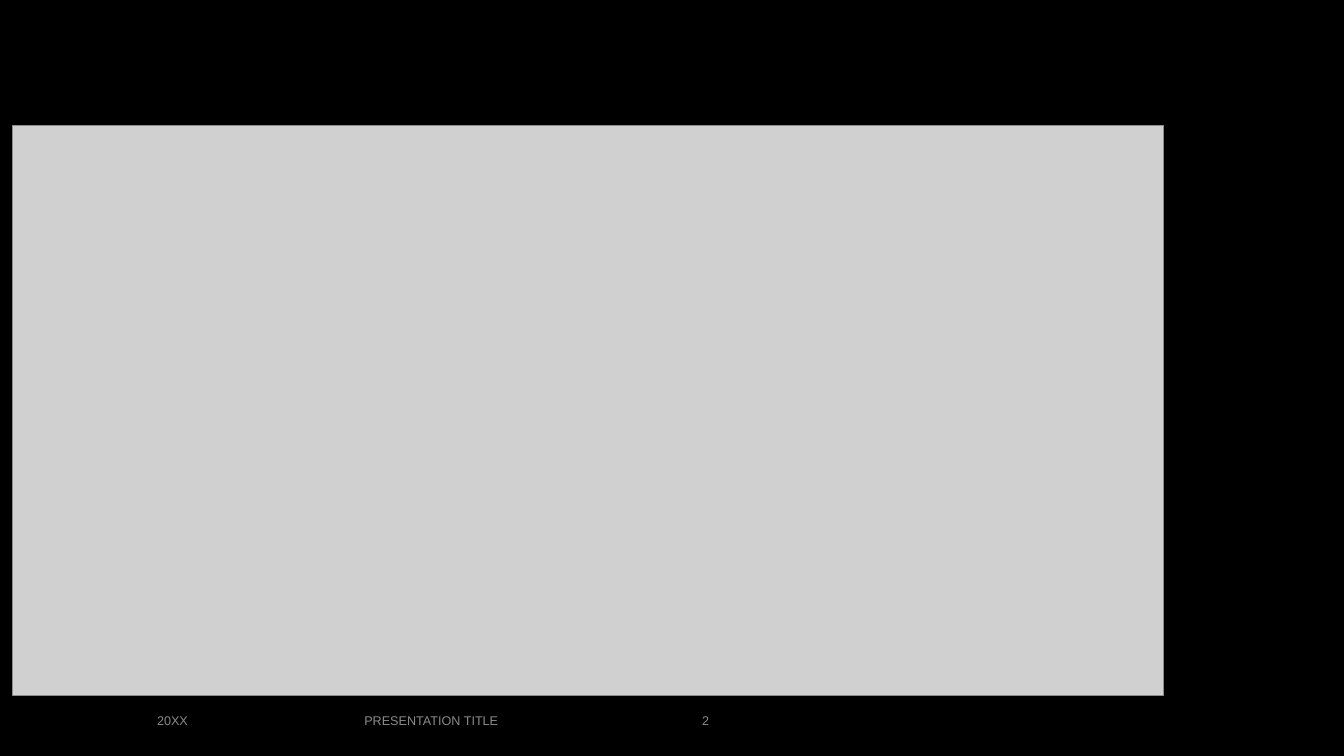
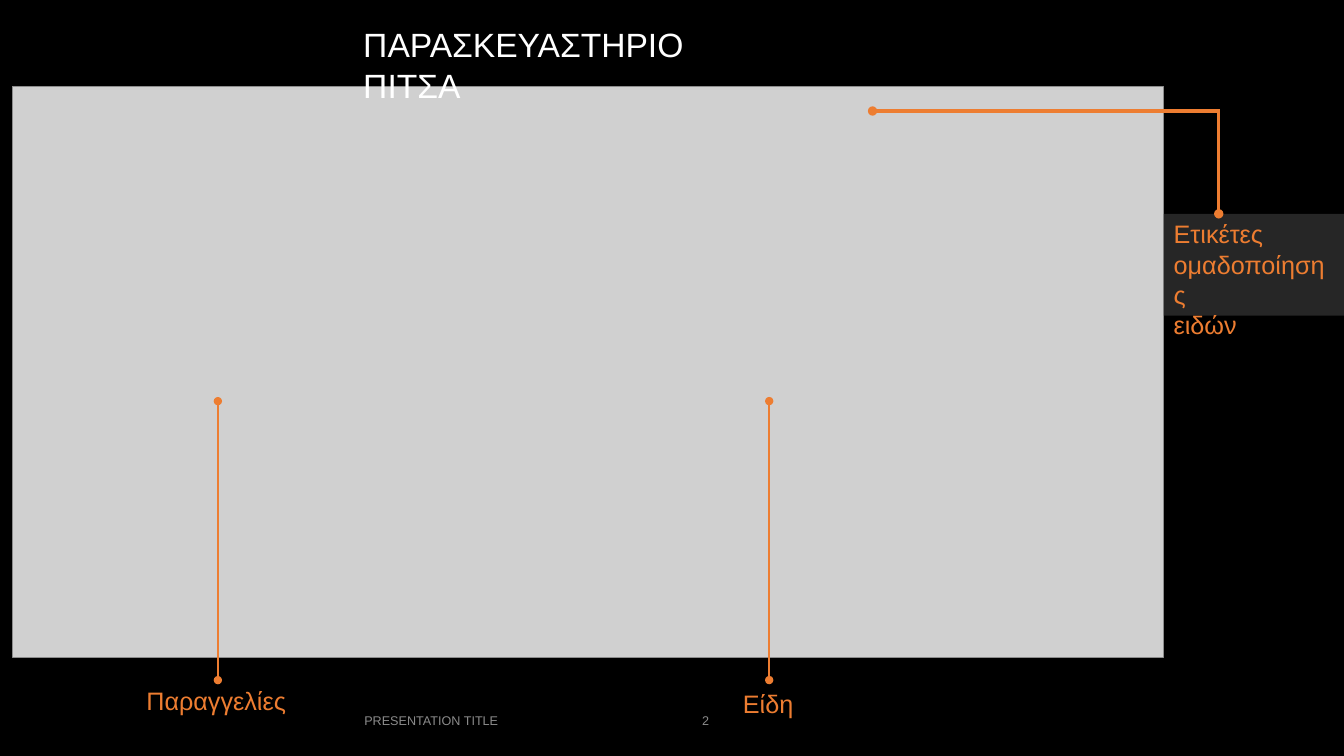
Before and after one commit to JimLiakos/FlavourBusiness, a slide deck: slide 2 of FlavourBusinessApps/Backup/Kitchen Display Systems.pptx. Drawn at 1344x756 pixels with LibreOffice and Linux fonts; fonts in the diff are those of the drawing; grey boxes stand for pictures; background and template pictures are left out. Boxes give left, top, right and bottom in pixels: in the first picture for what was removed or moved away, otherwise in the second. Text is boxed around its words. In the diff, an @@ line names an element or a change of style, - is before the commit and + after.

```diff
--- a/FlavourBusinessApps/Backup/Kitchen Display Systems.pptx
+++ b/FlavourBusinessApps/Backup/Kitchen Display Systems.pptx
@@ text added at (363, 33, 683, 98), 24 pt, text #FFFFFF @@
+ΠΑΡΑΣΚΕΥΑΣΤΗΡΙΟ ΠΙΤΣΑ
@@ picture: place and size @@
-picture at (13, 125, 1165, 696)
+picture at (13, 87, 1165, 657)
@@ elbow double arrow added from (873, 111) to (1219, 214), #ED7D31 2.25 pt @@
@@ rectangle added at (1165, 214, 1344, 316), fill #262626, 18 pt, text #ED7D31 @@
+Ετικέτες ομαδοποίησης
+ειδών
@@ double arrow added from (218, 401) to (218, 681), #ED7D31 1.5 pt @@
@@ double arrow added from (769, 401) to (769, 681), #ED7D31 1.5 pt @@
@@ text added at (146, 691, 286, 715), 18 pt, text #ED7D31 @@
+Παραγγελίες
@@ text removed at (157, 716, 188, 725) @@
-20XX
@@ text added at (743, 694, 793, 719), 18 pt, text #ED7D31 @@
+Είδη
```
Also in this commit, not shown: 1 other slide changed, 12 other files.
